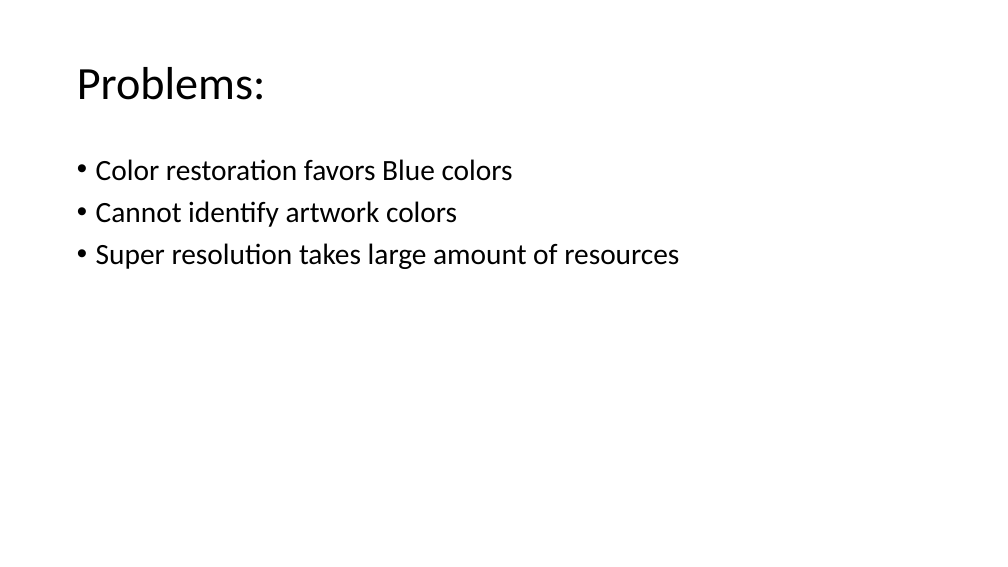
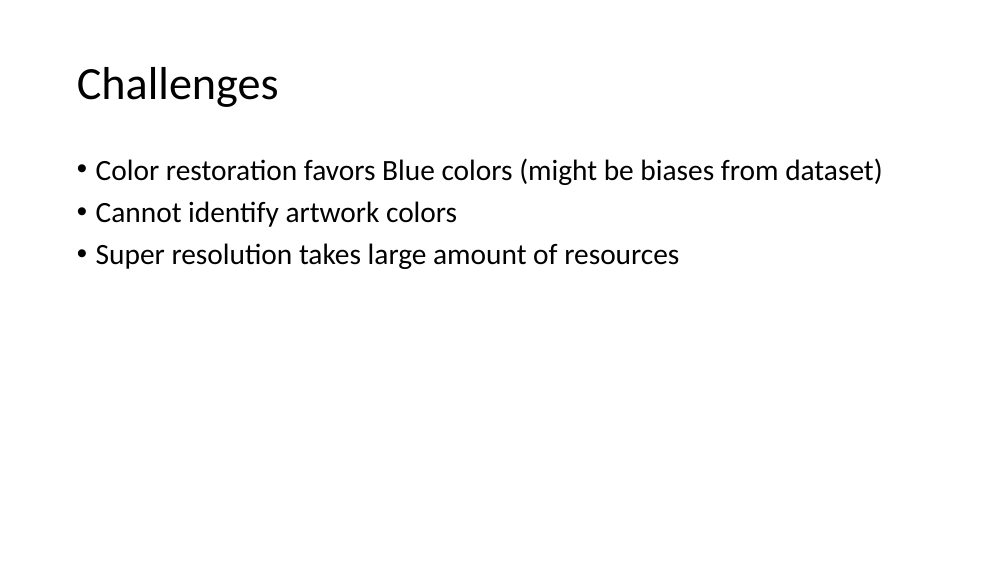
Before and after one commit to GPUPhobia/PaperReview, a slide deck: slide 18 of Proposal.pptx. Drawn at 1008x567 pixels with LibreOffice and Linux fonts; fonts in the diff are those of the drawing. Boxes give left, top, right and bottom in pixels: in the first picture for what was removed or moved away, otherwise in the second. Text is boxed around its words. In the diff, an @@ line names an element or a change of style, - is before the commit and + after.

Commit message:
some modifications and added dataset info

```diff
--- a/Proposal.pptx
+++ b/Proposal.pptx
@@ title at box(77, 67, 279, 107): text changed @@
-Problems:
+Challenges
@@ text at box(96, 158, 882, 185): text changed @@
-• Color restoration favors Blue colors
+• Color restoration favors Blue colors (might be biases from dataset)
```
Also in this commit, not shown: 6 other slides changed, 4 slides added, 3 slides removed.
